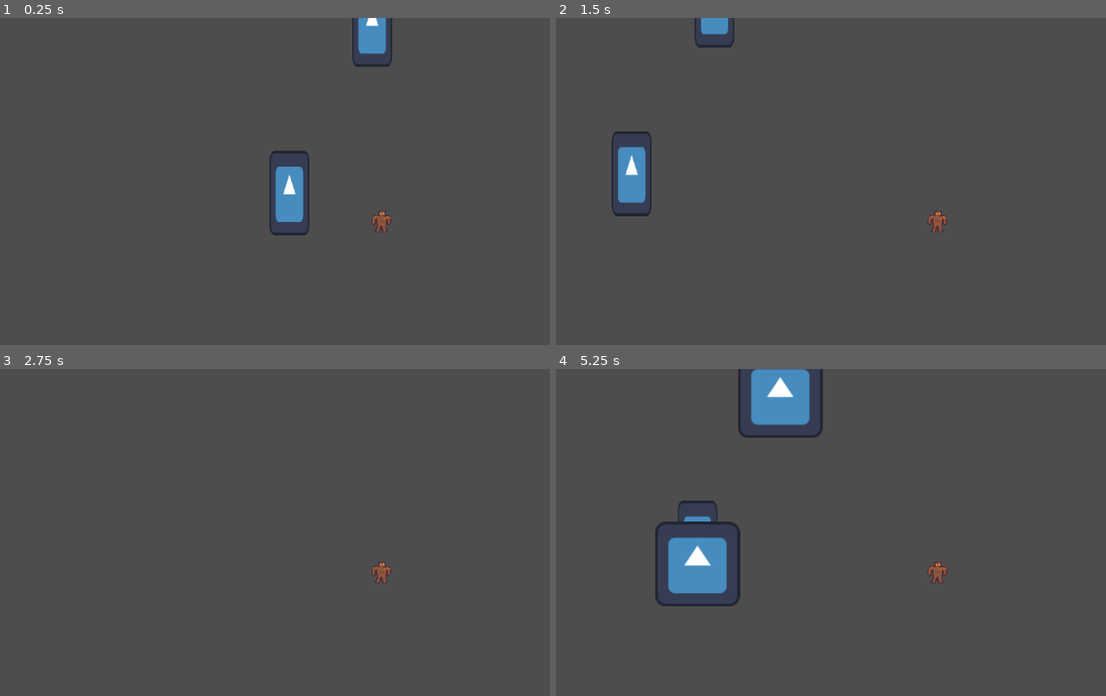
Above: before the commit, frames 1-4 (two rows, left to right).
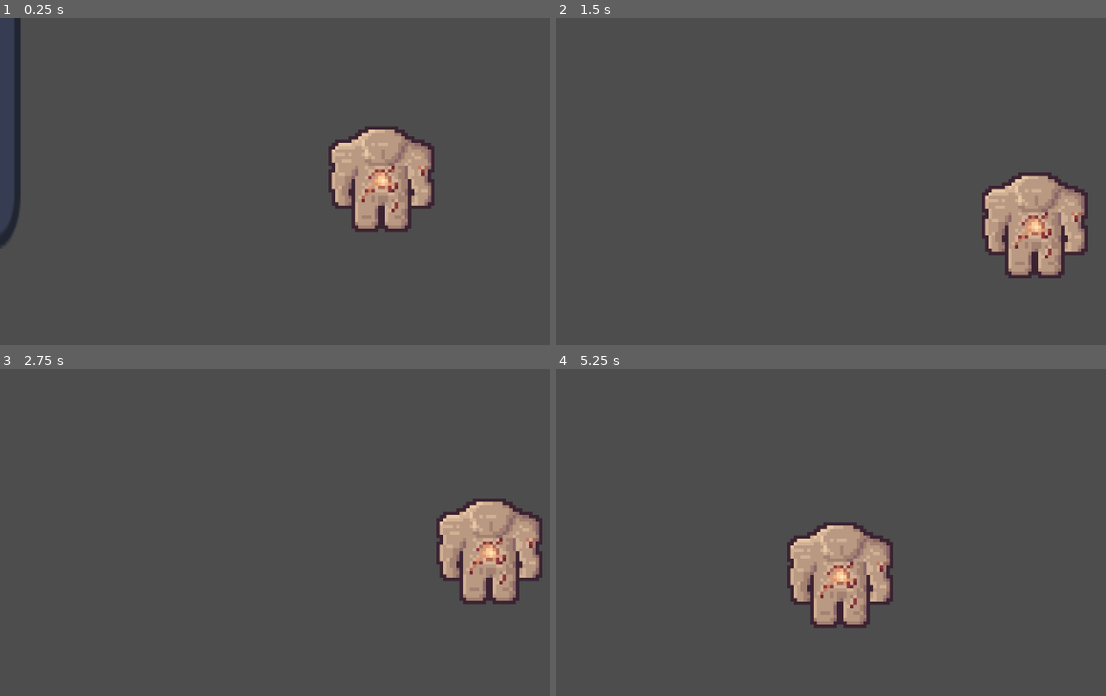
Above: after the commit, the same moments.

Repository: ShadowDragon5/eclipse
Game: Godot game, scene res://scenes/world.tscn
The game is run twice, just before and just after one commit, with the same random seed, the same clock (stepped at 60 frames per second) and the same inputs. The engine's default icon, where the game draws it, is replaced by a stand-in: a white triangle on a blue panel in a dark square.
Inputs (mouse positions are in pixels of both pictures, inside the frame that each line leads up to):
- Up to frame 1 (0.25 s): no input
- Up to frame 2 (1.5 s): tap Enter at 0.5 s; move the mouse to (1105, 210) at 0.52 s; hold Right (ui_right) 0.53-1.28 s; hold E (interact) 0.53-1.28 s; click (1105, 210) at 0.67 s; move the mouse to (787, 253) at 1.27 s; hold Down (ui_down) from 1.28 s (still down); tap E (interact) at 1.35 s
- Up to frame 3 (2.75 s): move the mouse to (456, 489) at 2.02 s; release Down (ui_down) at 2.03 s; hold Right (ui_right) from 2.03 s (still down); hold E (interact) from 2.03 s (still down)
- Up to frame 4 (5.25 s): move the mouse to (897, 669) at 2.77 s; release Right (ui_right) at 2.78 s; release E (interact) at 2.78 s; hold Up (ui_up) 2.78-3.53 s; tap E (interact) at 2.85, 4.35 s; click (897, 669) at 2.92 s; move the mouse to (outside the picture) at 3.52 s; hold E (interact) 3.53-4.28 s; hold Left (ui_left) 3.53-5.03 s; move the mouse to (710, 519) at 4.27 s; move the mouse to (974, 581) at 5.02 s; hold Down (ui_down) from 5.03 s (still down); hold E (interact) from 5.03 s (still down); click (974, 581) at 5.17 s

The runs differ from the first frame. In frame 1, 7.8% of the frame differs, in the area x 0-79%, y 0-71%; in frame 2, 6.7%; in frame 3, 5.2%; in frame 4, 9.9%, in the area x 18-72%, y 0-80%.

Commit message:
Update player sprite

Diff:
--- a/scenes/objects/player.tscn
+++ b/scenes/objects/player.tscn
@@ -4,7 +4,7 @@
 [ext_resource type="Texture2D" uid="uid://cpv50atu3erv7" path="res://assets/sprites/player.png" id="1_nl0nw"]
 
 [sub_resource type="RectangleShape2D" id="RectangleShape2D_exg2e"]
-size = Vector2(23, 32)
+size = Vector2(32, 8)
 
 [node name="player" type="CharacterBody2D" groups=["player"]]
 collision_layer = 2
@@ -24,15 +24,15 @@
 "only_visible": true,
 "player": "",
 "slice": "",
-"source": "res://assets/sprites/player.aseprite"
+"source": "res://assets/aseprite/player.aseprite"
 }
 metadata/_aseprite_wizard_interface_config_ = {
 "layer_section": false,
 "output_section": true,
 "slice_section": false
 }
-metadata/_aseprite_wizard_source_file_hash_ = "6cd5968da77f367730a7e2b19aa6c62f"
+metadata/_aseprite_wizard_source_file_hash_ = "6a01c2821295b4951c6473b29a283d2a"
 
 [node name="CollisionShape2D" type="CollisionShape2D" parent="."]
-position = Vector2(0.5, -16)
+position = Vector2(0, -4)
 shape = SubResource("RectangleShape2D_exg2e")
--- a/scenes/world.tscn
+++ b/scenes/world.tscn
@@ -15,6 +15,9 @@
 position = Vector2(308, 216)
 
 [node name="Camera2D" type="Camera2D" parent="player"]
+zoom = Vector2(5, 5)
+position_smoothing_enabled = true
+position_smoothing_speed = 10.0
 
 [node name="StaticBody2D" type="StaticBody2D" parent="."]
 position = Vector2(367, 646)
Binary file changed: assets/aseprite/player.aseprite
Binary file changed: assets/sprites/player.png
